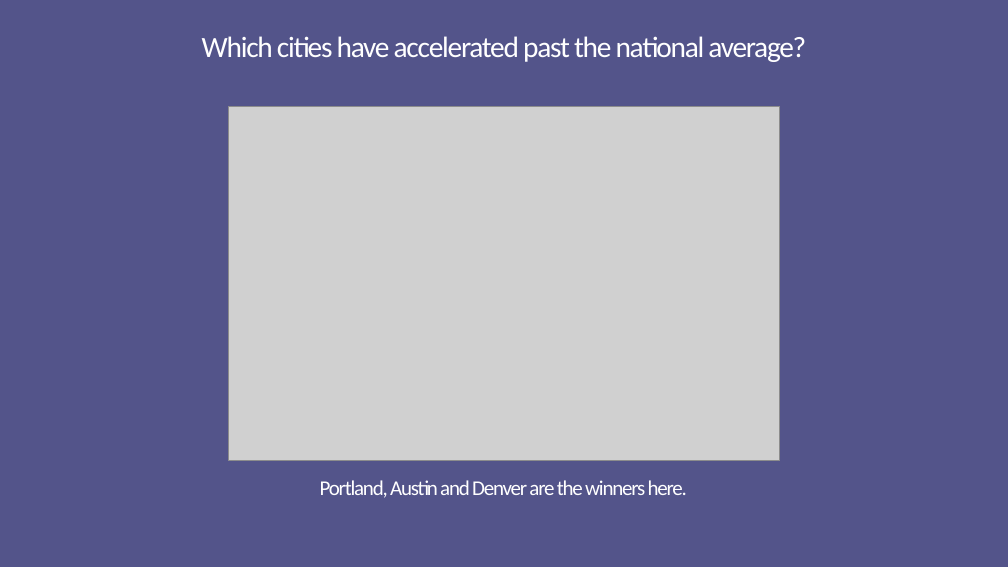
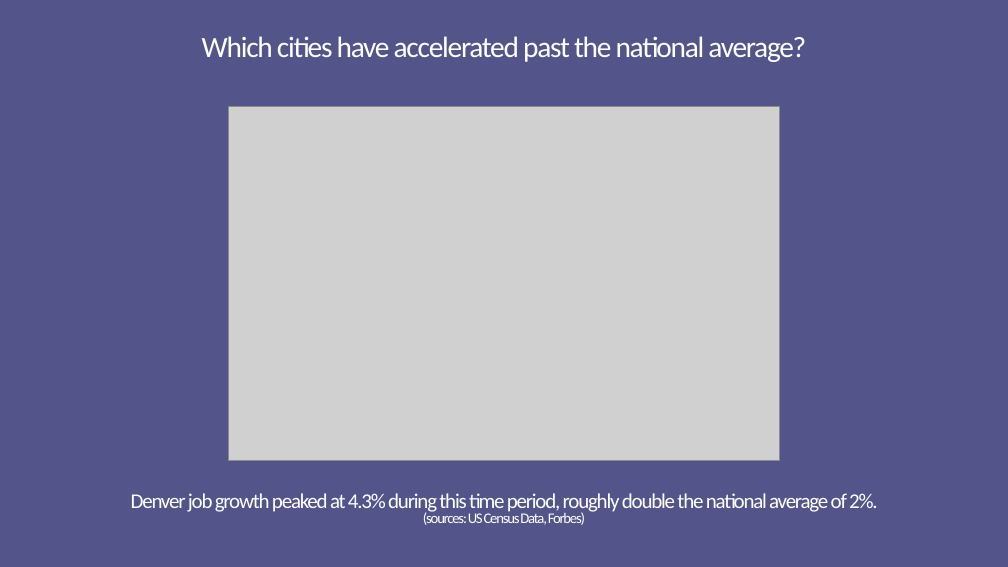
Before and after one commit to marcusmcb/group-project-1, a slide deck: slide 13 of resources/powerpoint/uci-rental-presentation.pptx (slide 12 before the commit). Drawn at 1008x567 pixels with LibreOffice and Linux fonts; fonts in the diff are those of the drawing; grey boxes stand for pictures. Boxes give left, top, right and bottom in pixels: in the first picture for what was removed or moved away, otherwise in the second. Text is boxed around its words. In the diff, an @@ line names an element or a change of style, - is before the commit and + after.

```diff
--- a/resources/powerpoint/uci-rental-presentation.pptx
+++ b/resources/powerpoint/uci-rental-presentation.pptx
@@ text at [131,493,878,525]: text changed @@
-Portland, Austin and Denver are the winners here.
+Denver job growth peaked at 4.3% during this time period, roughly double the national average of 2%.
+(sources: US Census Data, Forbes)
```
Also in this commit, not shown: 15 other slides changed, 4 slides added, 2 slides removed, 1 other file.
